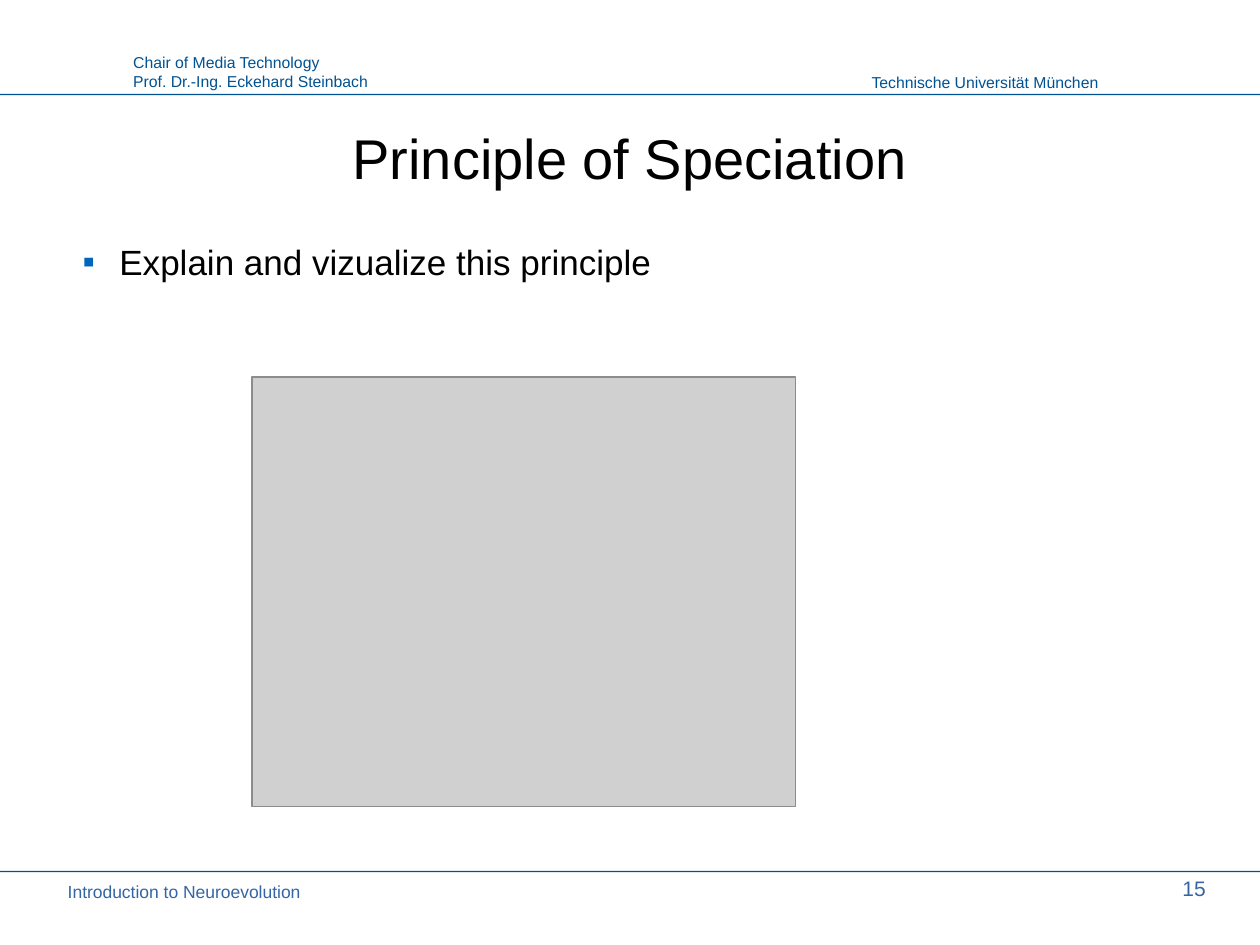
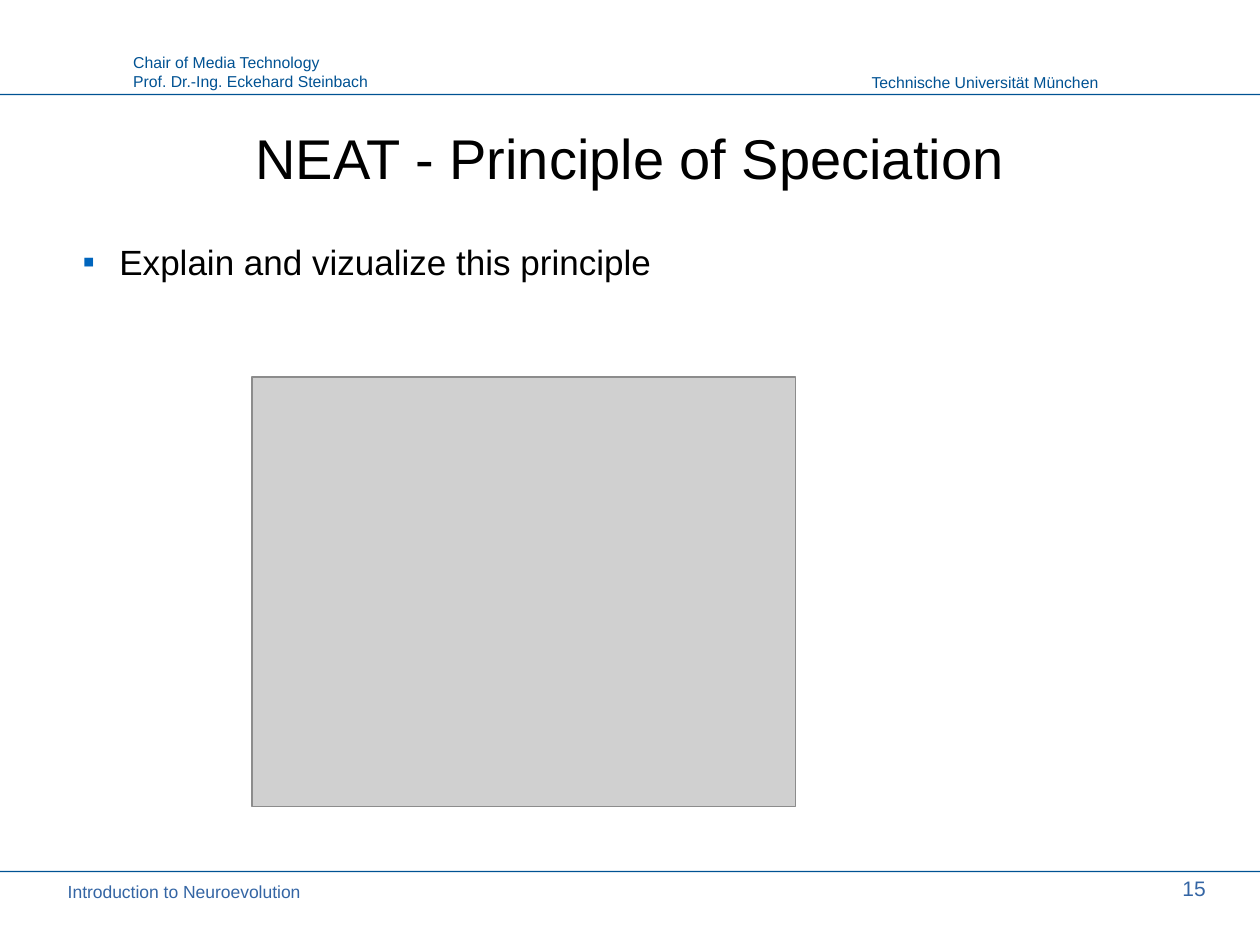
Before and after one commit to PaulPauls/Neuroevolution_of_Augmenting_Topologies_Paper, a slide deck: slide 15 of presentation/neuroevolution_presentation.odp. Drawn at 1260x945 pixels with LibreOffice and Linux fonts; fonts in the diff are those of the drawing; grey boxes stand for pictures; background and template pictures are left out. Boxes give left, top, right and bottom in pixels: in the first picture for what was removed or moved away, otherwise in the second. Text is boxed around its words. In the diff, an @@ line names an element or a change of style, - is before the commit and + after.

```diff
--- a/presentation/neuroevolution_presentation.odp
+++ b/presentation/neuroevolution_presentation.odp
@@ title at [255,138,1003,190]: text changed @@
-Principle of Speciation
+NEAT - Principle of Speciation
```
Also in this commit, not shown: 8 other slides changed, 1 slide added.
